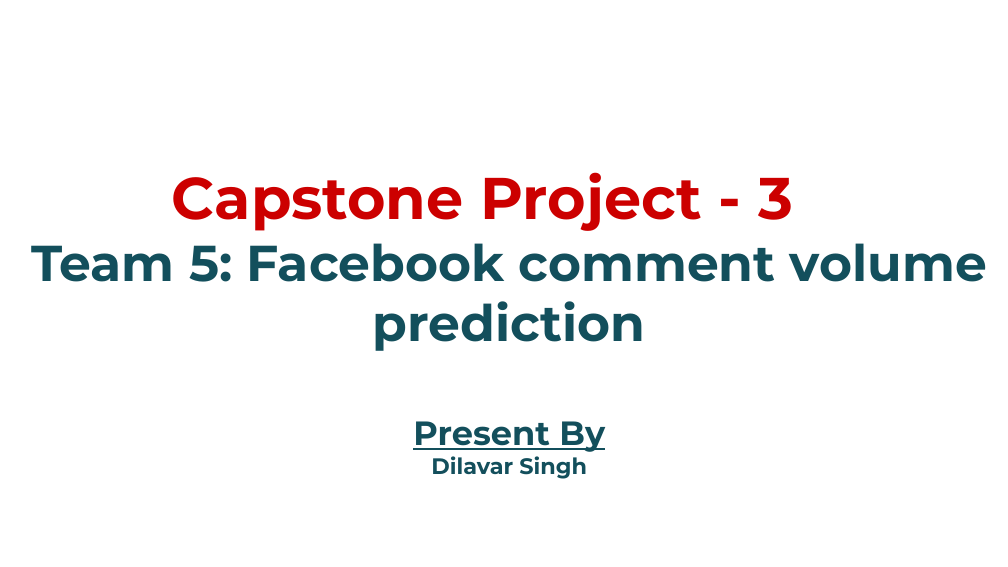
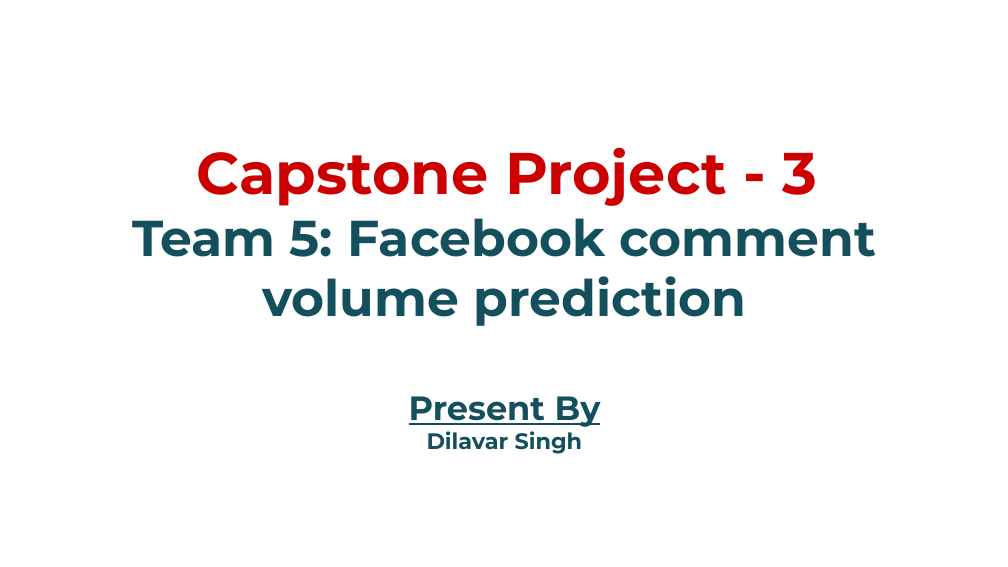
Before and after one commit to TheAIFellow/Facebook-Comment-Volume, a slide deck: slide 1 of Facebook Comment Prediction.pptx. Drawn at 1008x567 pixels with LibreOffice and Linux fonts; fonts in the diff are those of the drawing; background and template pictures are left out. Boxes give left, top, right and bottom in pixels: in the first picture for what was removed or moved away, otherwise in the second. Text is boxed around its words. In the diff, an @@ line names an element or a change of style, - is before the commit and + after.

Commit message:
Presentation of this Project

```diff
--- a/Facebook Comment Prediction.pptx
+++ b/Facebook Comment Prediction.pptx
@@ title "Capstone Project - 3" rewrapped from <box>31,172,987,479</box> to <box>132,147,877,454</box> @@
```
